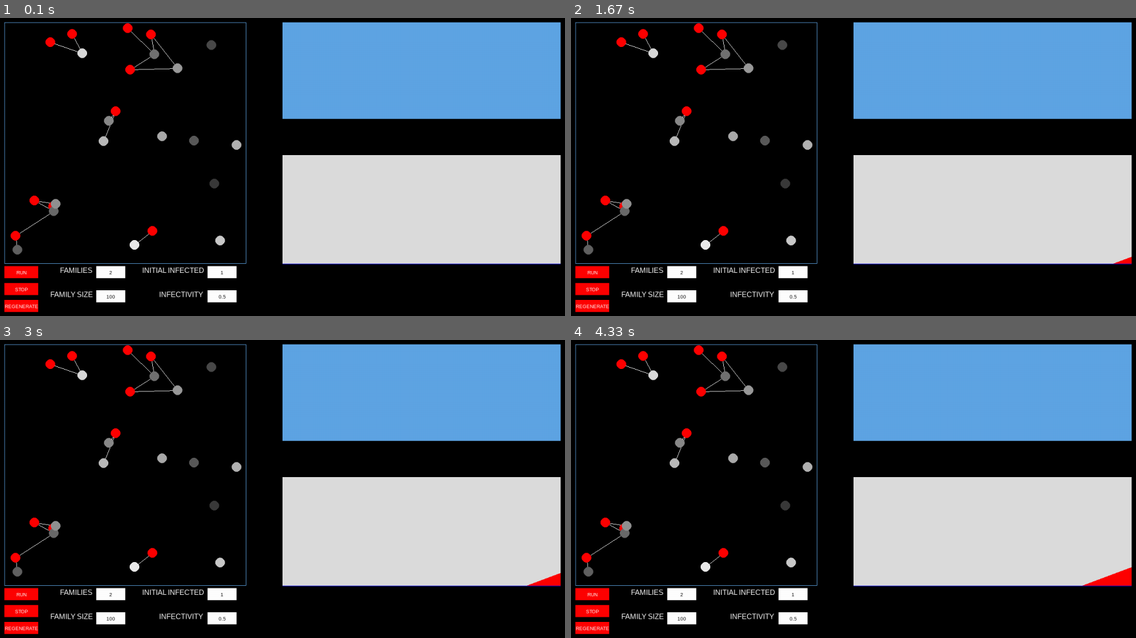
Above: before the commit, frames 1-4 (two rows, left to right).
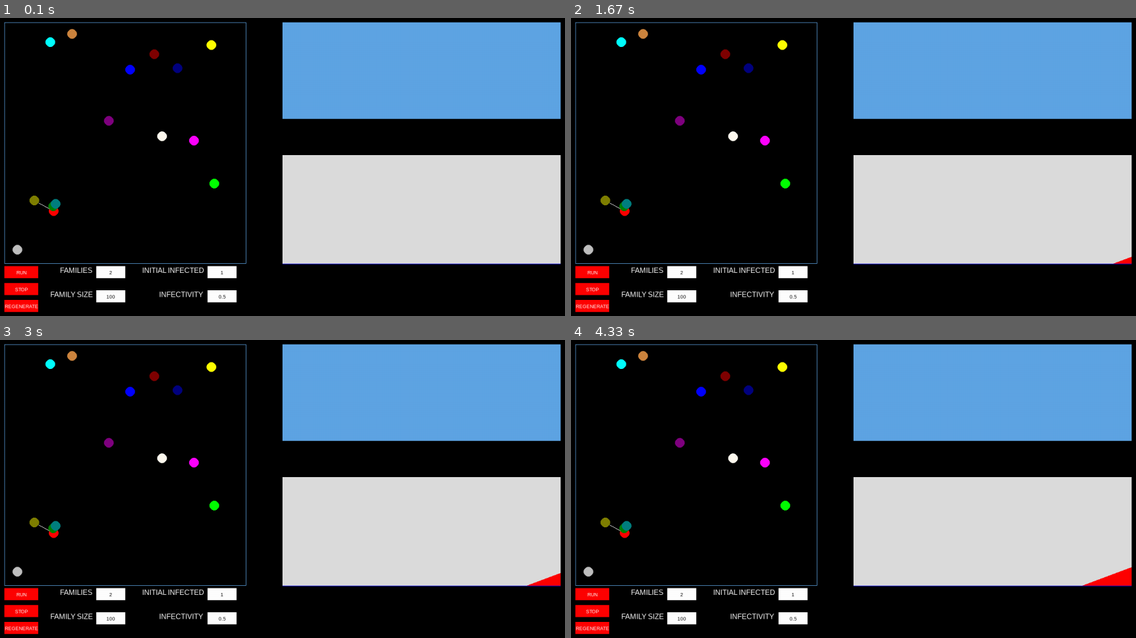
Above: after the commit, the same moments.

Repository: linyirun/EpidemicSimulator
Game: pygame game, started from main.py
The game is run twice, just before and just after one commit, with the same random seed, the same clock (stepped at 60 frames per second) and the same inputs.
Inputs:
- Up to frame 1 (0.1 s): no input
- Up to frame 2 (1.67 s): no input
- Up to frame 3 (3 s): no input
- Up to frame 4 (4.33 s): no input

The runs differ from the first frame. In frame 1, 1.3% of the frame differs, in the area x 1-43%, y 1-80%; in frame 2, 1.3%; in frame 3, 1.3%; in frame 4, 1.3%.

Commit message:
made colors work for separate families

Diff:
--- a/main.py
+++ b/main.py
@@ -309,7 +309,7 @@
     temp_population = 600
     # TODO: Implement this using the what the user inputs
     stacked_graph = StackedAreaGraph(temp_population)
-    simulation = sim(25, 1, 5, 100, 10)
+    simulation = sim(15, 1, 5, 100, 1)
     simulation.frame()
     main_graph = simulation.simu_graph
 
@@ -396,8 +396,7 @@
         for family_id in range(1, simulation.num_family + 1):
             for person in simulation.id_to_family[family_id]:
                 if person.state != INFECTED:
-                    color_val = min(205 // simulation.num_family * family_id + 50, 255)
-                    draw_node((person.location[0] + 25, person.location[1] + 25), (color_val, color_val, color_val))
+                    draw_node((person.location[0] + 25, person.location[1] + 25), COLORS[family_id - 1])
 
         update_text_and_graphs()
 
